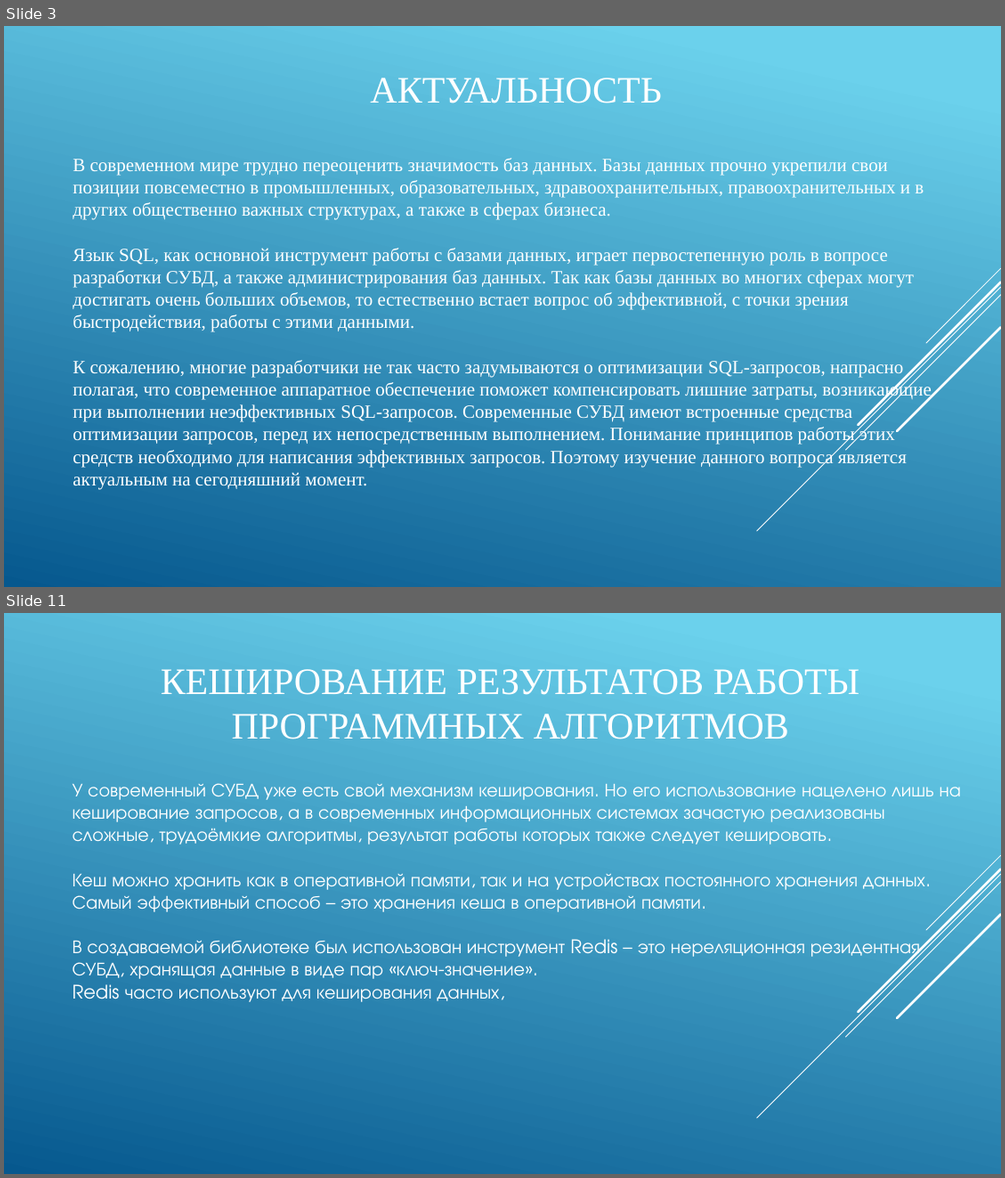
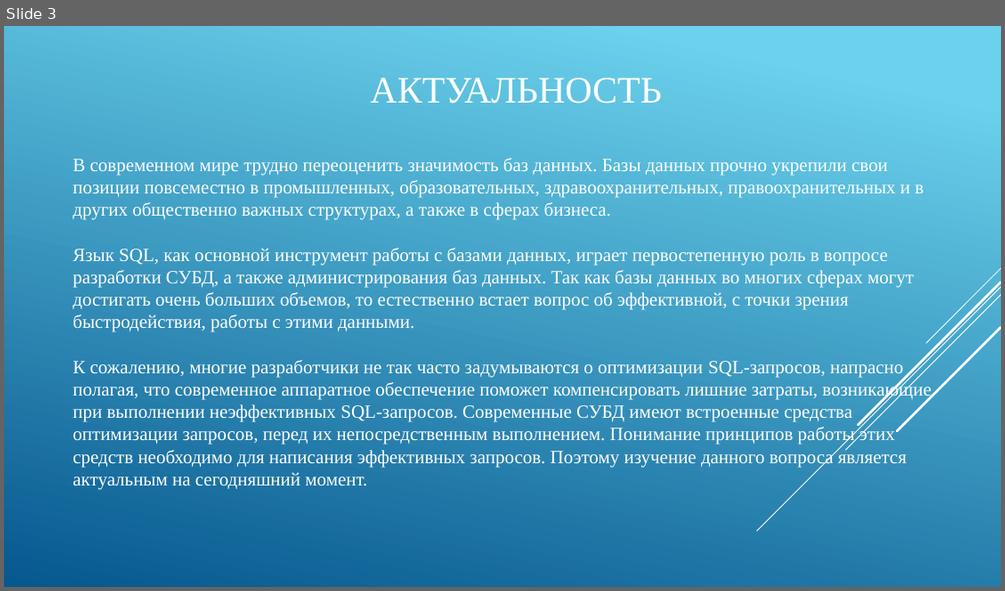
Before and after one commit to IgorTyutyunov/-, a slide deck: ВКР_5.pptx. Shown one above the other, each under a label of ours: slides 3 and 11 before the commit, slide 3 after it; the slides between them are not shown. The pictures are 1005x1178 and 1005x591 pixels, drawn with LibreOffice and Linux fonts; fonts in the diff are those of the drawing. Boxes give left, top, right and bottom in pixels: in the first picture for what was removed or moved away, otherwise in the second. Text is boxed around its words. In the diff, an @@ line names an element or a change of style, - is before the commit and + after.

```diff
--- a/ВКР_5.pptx
+++ b/ВКР_5.pptx
@@ slide 11 removed at (x1=4, y1=613, x2=1001, y2=1174), background gradient #6ED2EB to #06588E; not listed: 5 template elements that a slide beside it also shows @@
@@ title removed at (x1=161, y1=669, x2=860, y2=739) @@
-КЕШИРОВАНИЕ РЕЗУЛЬТАТОВ РАБОТЫ ПРОГРАММНЫХ АЛГОРИТМОВ
@@ text removed at (x1=73, y1=783, x2=961, y2=1002) @@
-У современный СУБД уже есть свой механизм кеширования. Но его использование нацелено лишь на кеширование запросов, а в современных информационных системах зачастую реализованы сложные, трудоёмкие алгоритмы, результат работы которых также следует кешировать.
-Кеш можно хранить как в оперативной памяти, так и на устройствах постоянного хранения данных. Самый эффективный способ – это хранения кеша в оперативной памяти.
-В создаваемой библиотеке был использован инструмент Redis – это нереляционная резидентная СУБД, хранящая данные в виде пар «ключ-значение».
-Redis часто используют для кеширования данных,
```
Also in this commit, not shown: 6 slides changed, 11 slides added, 9 other slides removed, 1 other file.
